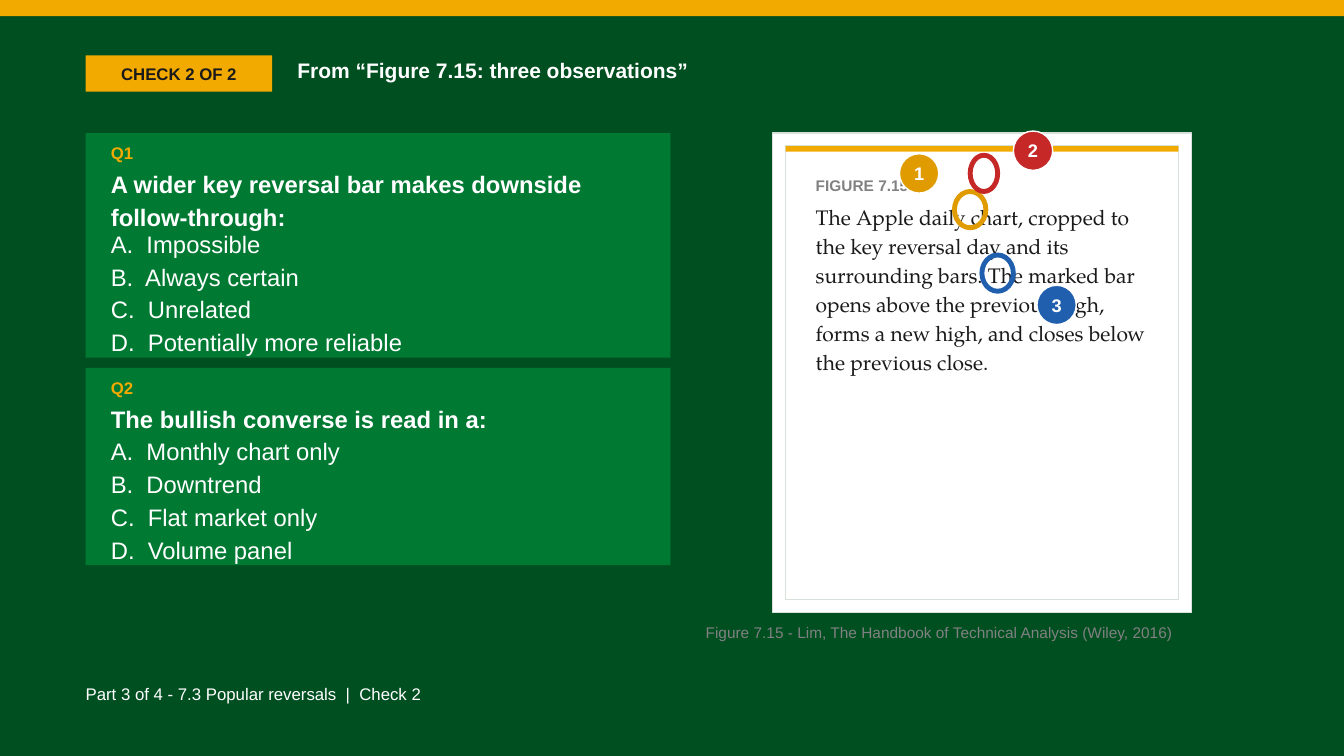
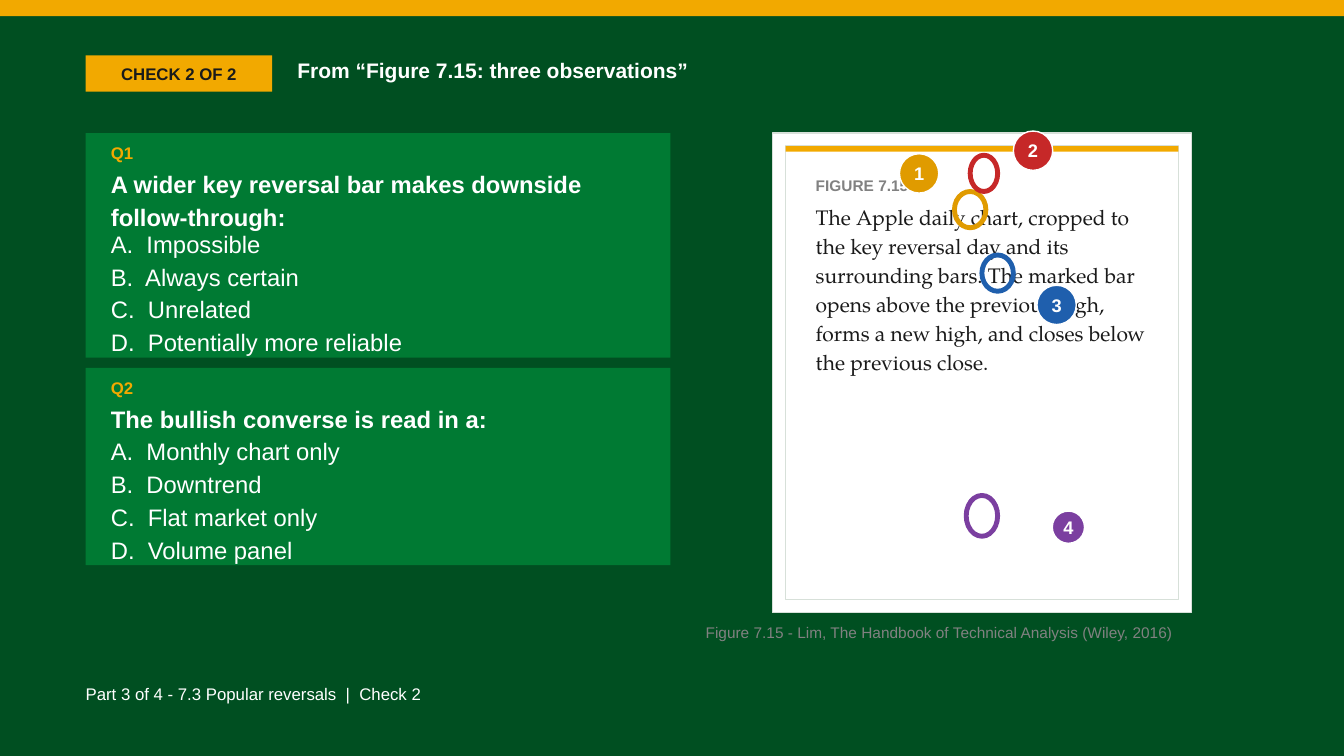
Before and after one commit to benjiesotelo-sudo/Telos_FIN1209, a slide deck: slide 13 of chapter-07/FIN1209-Chapter-07.pptx. Drawn at 1344x756 pixels with LibreOffice and Linux fonts; fonts in the diff are those of the drawing. Boxes give left, top, right and bottom in pixels: in the first picture for what was removed or moved away, otherwise in the second. Text is boxed around its words. In the diff, an @@ line names an element or a change of style, - is before the commit and + after.

```diff
--- a/chapter-07/FIN1209-Chapter-07.pptx
+++ b/chapter-07/FIN1209-Chapter-07.pptx
@@ ellipse added at (967,496,998,536), outline #7B3FA0 3.5 pt @@
@@ ellipse added at (1053,511,1085,543), fill #7B3FA0, outline #FFFFFF 1 pt, 13 pt, text #FFFFFF, bold @@
+4
```
Also in this commit, not shown: 6 other slides changed, 3 other files.
